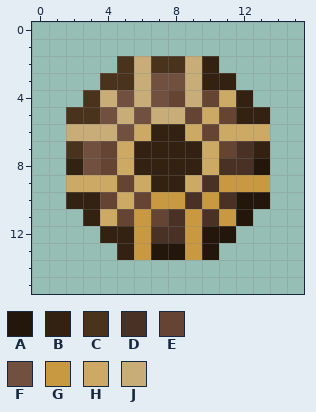
Two states of a pixel-art sprite, assets/town/fale2.png. The picture above is the old version.
The file is 32x32 pixels, drawn in blocks of 2x2; one block is one cell here.
Palette (. is transparent): A #23170b  B #332211  C #4a331c  D #4a3126  E #664433  F #725040  G #c89941  H #ccaa66  J #c8ad79
Pixels before, first column x 2:
 2 ...CJCCJB...
 3 ..CCJFFJBB..
 4 .CJFJFEJEHB.
 5 CCFJFJJEHEBB
 6 JJJFHBBHEHHH
 7 CFEHBBBBHEDB
 8 BFEHBBBBHDDA
 9 HHHEHBBHDGGG
10 BBEHEGGDGDAA
11 .BHEGEDGDGA.
12 ..BBGDDGAA..
13 ...BGAAGA...
And afterwards:
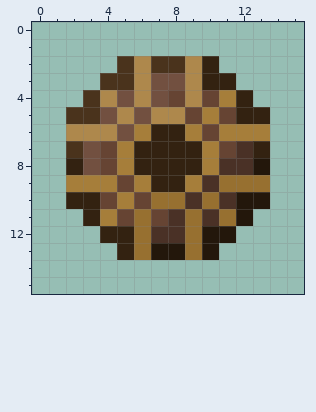
Edits made:
colour G: #c89941 -> #977030
colour H: #ccaa66 -> #a67e3a
colour J: #c8ad79 -> #ae884c
